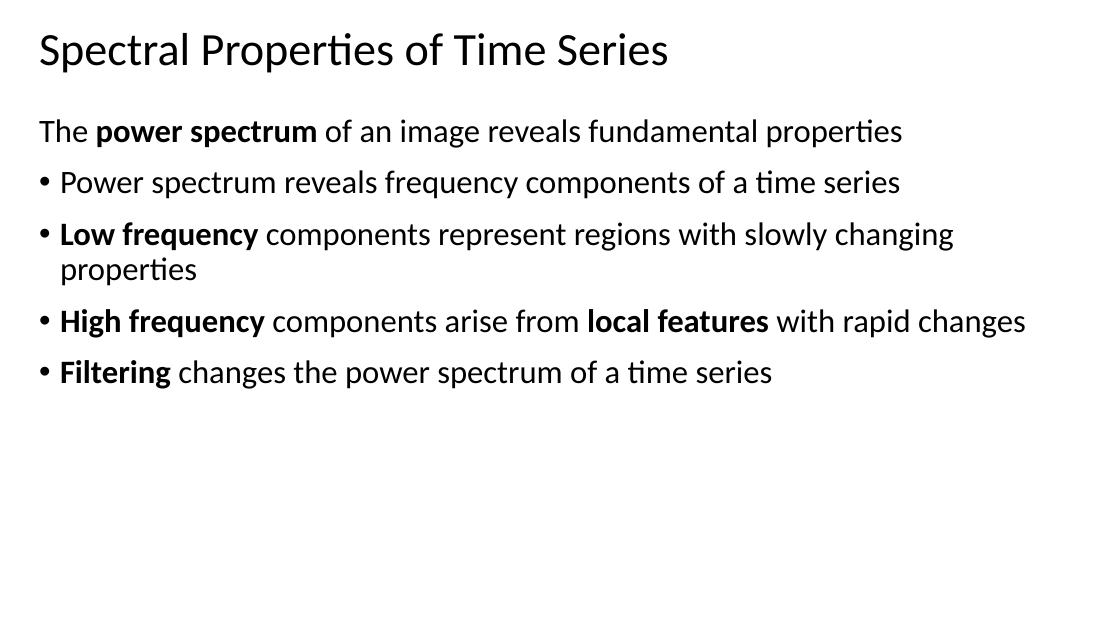
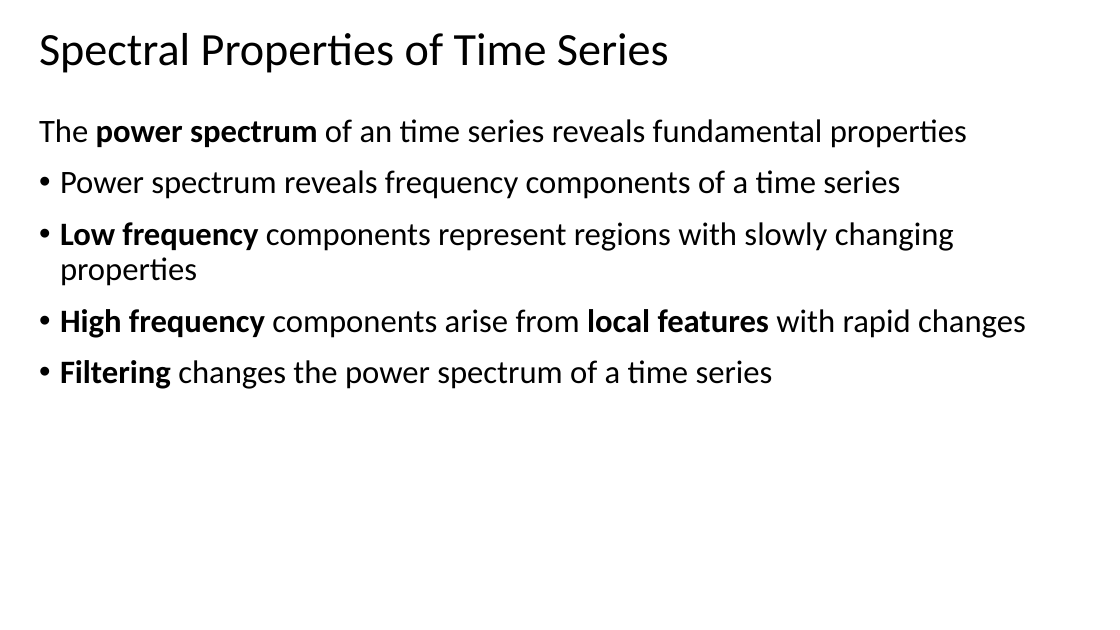
Before and after one commit to StephenElston/CSCI-E-83, a slide deck: slide 2 of LectureSlides/14_ComplexTimeSeries.pptx. Drawn at 1120x630 pixels with LibreOffice and Linux fonts; fonts in the diff are those of the drawing. Boxes give left, top, right and bottom in pixels: in the first picture for what was removed or moved away, otherwise in the second. Text is boxed around its words. In the diff, an @@ line names an element or a change of style, - is before the commit and + after.

```diff
--- a/LectureSlides/14_ComplexTimeSeries.pptx
+++ b/LectureSlides/14_ComplexTimeSeries.pptx
@@ text at [39, 119, 967, 148]: text changed @@
-The power spectrum of an image reveals fundamental properties
+The power spectrum of an time series reveals fundamental properties
```
Also in this commit, not shown: 3 other slides changed, 7 slides added.
